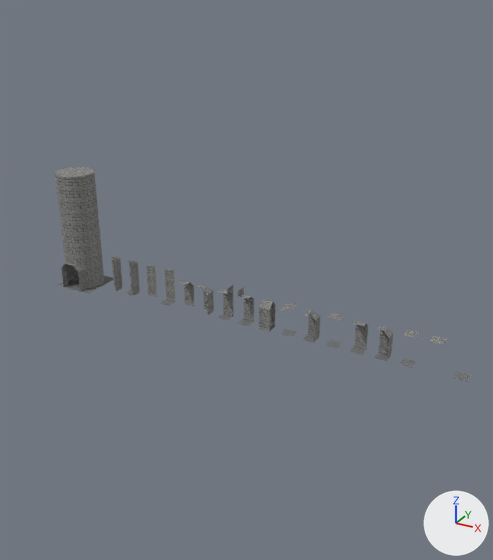
Two versions of the glTF model assets/tilesets/tileset_new.glb, one commit apart.
Before and after are seen from a camera (50 mm lens) standing at (30.4, -45.2, 26.5) and looking at (3.5, 3.8, 2.0). The lights are fixed; the arrows at lower right show +X, +Y and +Z. Where no turn or scale is listed for an object, it has been applied to the vertices.

In view in the first picture: 'staircase-col'.
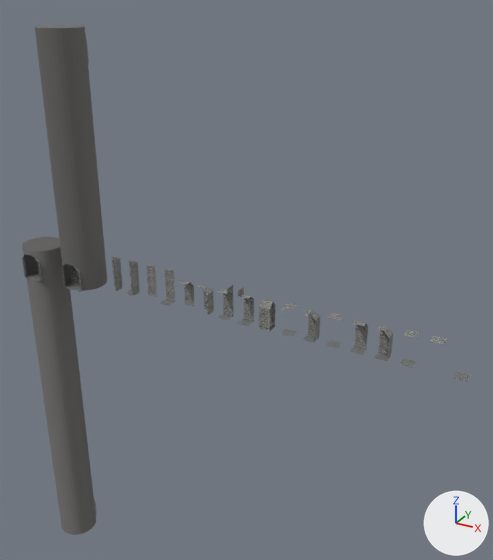
Boxes (x1, y1, x2, y2) around the edits, measured in the pictures (493 x 560 px):
'staircase-up-col', added: after (35, 25, 107, 292)
    faces in mat_wall_material: (35, 25, 107, 291)
    faces in mat_material_001: (62, 39, 89, 292)
'staircase-down-col', added: after (22, 237, 97, 535)
    faces in mat_wall_material_extended: (22, 237, 96, 535)
    faces in mat_material_001: (22, 254, 97, 515)
'staircase-col', deleted: before (55, 167, 114, 294)
    faces in mat_wall_material_extended: (55, 167, 104, 289)
    faces in mat_floor_material_extended: (57, 276, 114, 294)
    faces in mat_material_001: (62, 262, 84, 291)

Edits to the bpy script that builds the scene:
```text
Add mat_wall_material:
    mat_wall_material = bpy.data.materials.new('wall-material')
    # uses the picture img_tileset_brick
    # uses the picture img_tileset_floor_n
Add me_circle:
    me_circle.from_pydata(...)  # 959 vertices, 1412 faces; spans x -2.0..2.0, y -2.0..2.0, z 0.0..23.0
    # faces by material slot: [1246, 118, 48]
    me_circle.materials.append(mat_material_001)
    me_circle.materials.append(mat_wall_material)
    me_circle.materials.append(mat_floor_material_extended)
Add me_circle_003:
    me_circle_003.from_pydata(...)  # 161 vertices, 239 faces; spans x -2.0..2.0, y -2.0..2.0, z -15.0..20.0
    # faces by material slot: [118, 46, 75]
    me_circle_003.materials.append(mat_wall_material_extended)
    me_circle_003.materials.append(mat_floor_material_extended)
    me_circle_003.materials.append(mat_material_001)
Remove ob_staircase_col:
    ob_staircase_col = bpy.data.objects.new('staircase-col', me_cylinder)
    ob_staircase_col.location = (-12.5, 0.5, 0.02)
Add ob_staircase_up_col:
    ob_staircase_up_col = bpy.data.objects.new('staircase-up-col', me_circle)
    ob_staircase_up_col.location = (-12.0, 0.0, 0.0)
Add ob_staircase_down_col:
    ob_staircase_down_col = bpy.data.objects.new('staircase-down-col', me_circle_003)
    ob_staircase_down_col.location = (-17.0, 0.0, -17.0)
```
